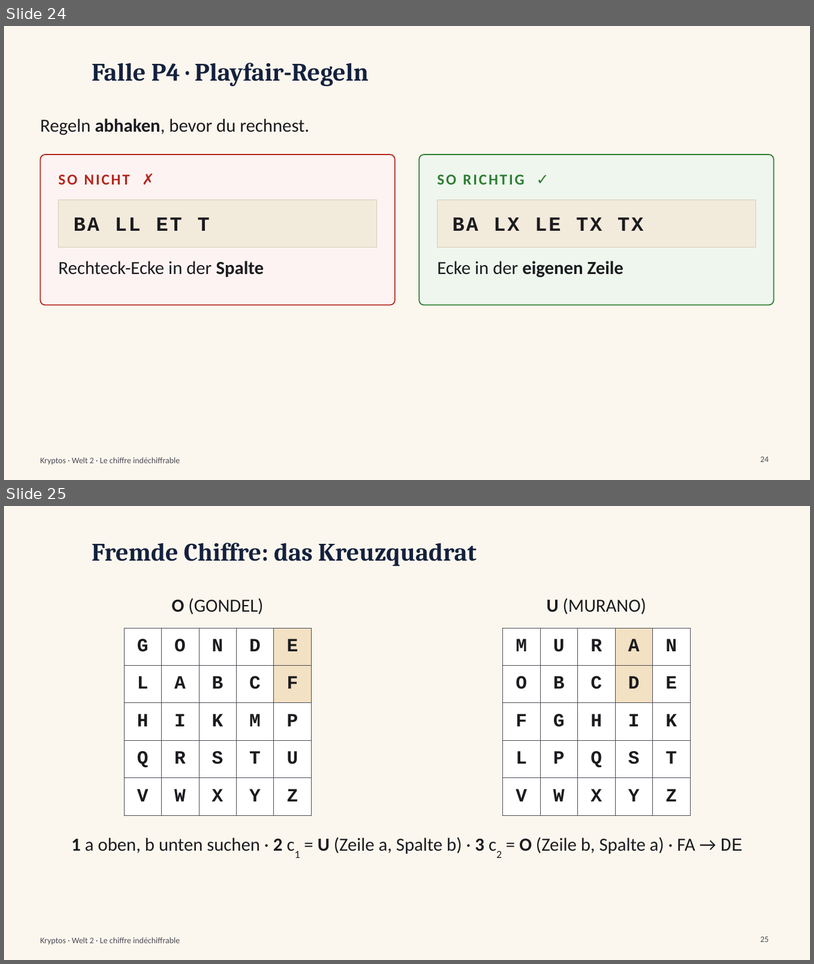
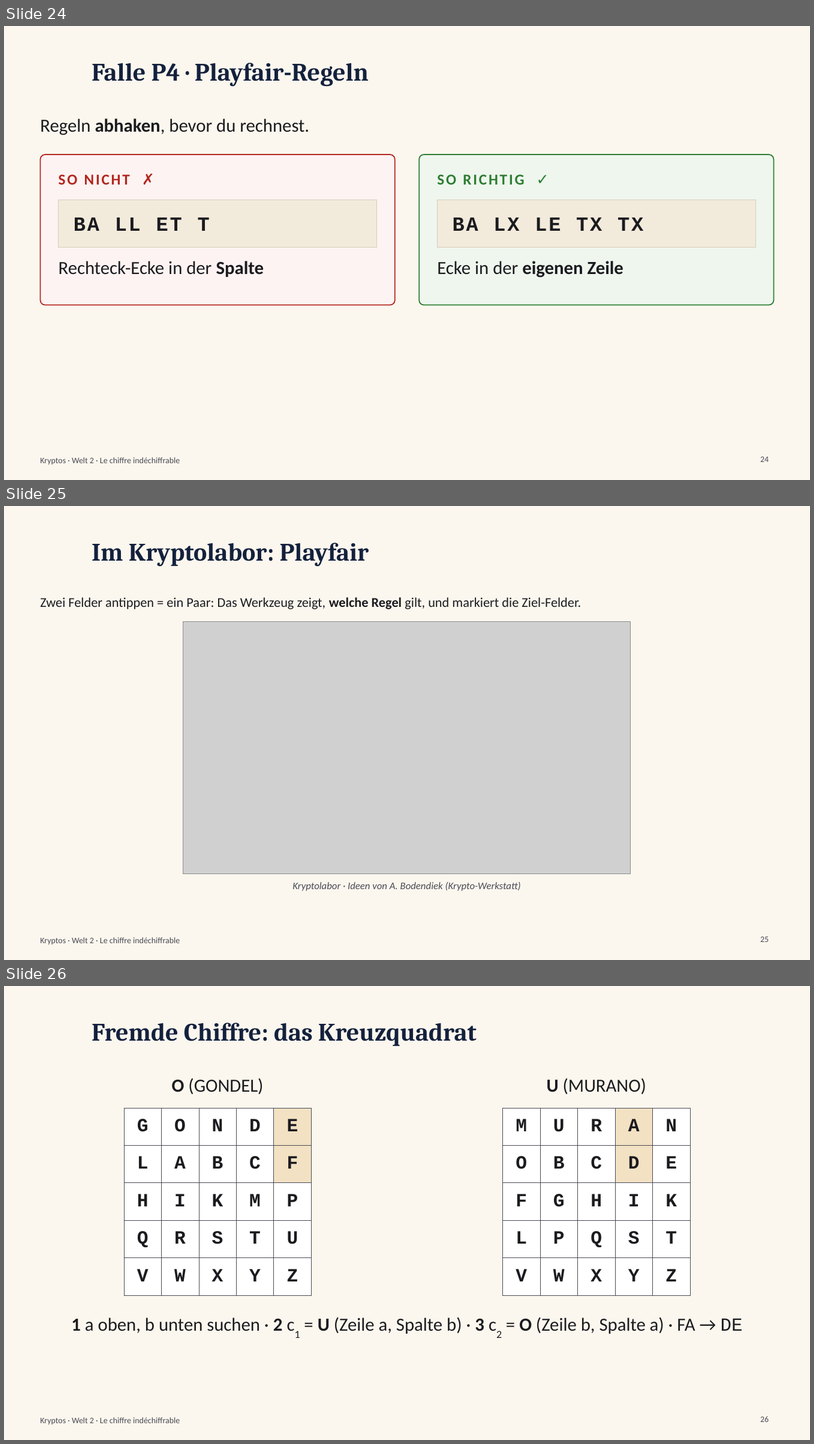
Before and after one commit to frankjuchim/kryptos, a slide deck: materialien/Welt2_Renaissance/1_Praesentation/KR_W2_Praesentation_Renaissance.pptx. Shown one above the other, each under a label of ours: slides 24 and 25 before the commit, slides 24, 25 and 26 after it. The pictures are 814x964 and 814x1444 pixels, drawn with LibreOffice and Linux fonts; fonts in the diff are those of the drawing; grey boxes stand for pictures; background and template pictures are left out. Boxes give left, top, right and bottom in pixels: in the first picture for what was removed or moved away, otherwise in the second. Text is boxed around its words. In the diff, an @@ line names an element or a change of style, - is before the commit and + after.

```diff
--- a/materialien/Welt2_Renaissance/1_Praesentation/KR_W2_Praesentation_Renaissance.pptx
+++ b/materialien/Welt2_Renaissance/1_Praesentation/KR_W2_Praesentation_Renaissance.pptx
@@ slide 25 added at box(4, 506, 810, 960), background #FBF7EE; not listed: 1 template element that a slide beside it also shows @@
@@ title added at box(92, 543, 369, 567), 30 pt, text #14213D, bold @@
+Im Kryptolabor: Playfair
@@ text added at box(40, 597, 581, 609), 16 pt, text #1B1B1F @@
+Zwei Felder antippen = ein Paar: Das Werkzeug zeigt, welche Regel gilt, und markiert die Ziel-Felder.
@@ picture added at box(183, 622, 632, 873) @@
@@ text added at box(293, 882, 521, 891), 12 pt, text #4A4A55, italic @@
+Kryptolabor · Ideen von A. Bodendiek (Krypto-Werkstatt)
@@ page number added at box(761, 936, 769, 942), 10 pt, text #4A4A55 @@
+25
@@ what was slide 25 is now slide 26 @@
@@ page number at box(761, 1416, 769, 1422): text changed @@
-25
+26
```
Also in this commit, not shown: 23 other files.
